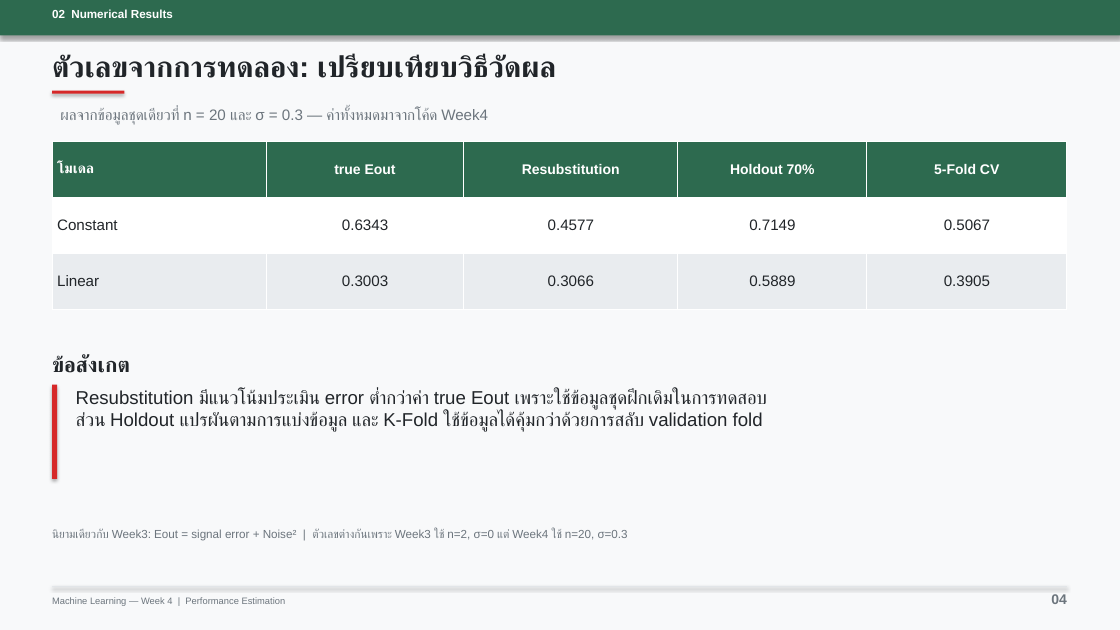
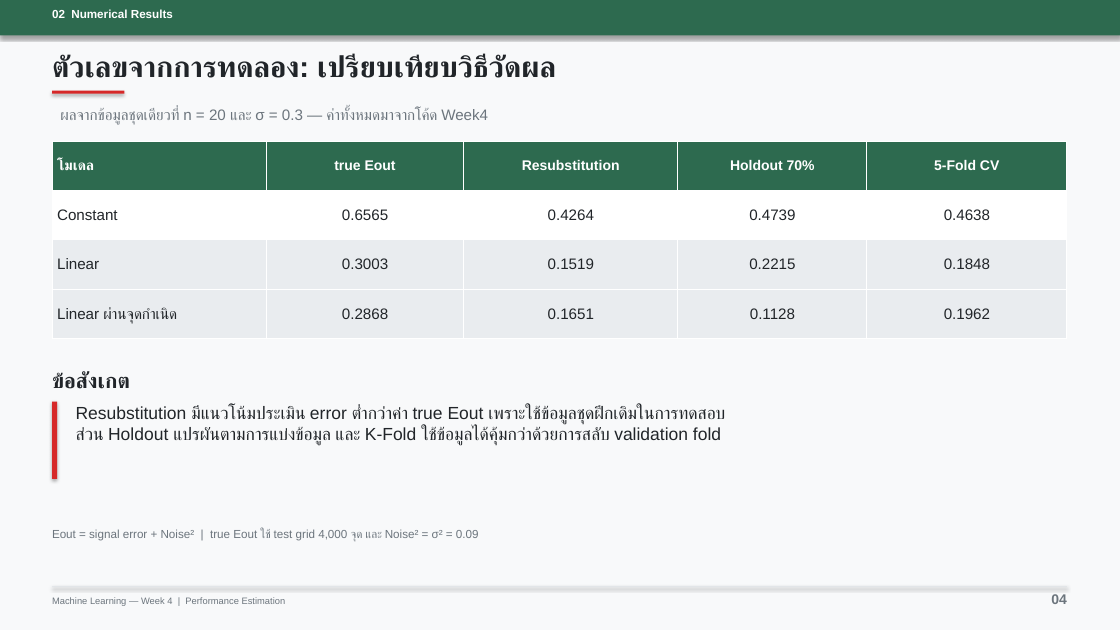
Before and after one commit to HungryBro/Machine_Leaning, a slide deck: slide 4 of Assignment/Week4/Slide/slides_Week4.pptx. Drawn at 1120x630 pixels with LibreOffice and Linux fonts; fonts in the diff are those of the drawing. Boxes give left, top, right and bottom in pixels: in the first picture for what was removed or moved away, otherwise in the second. Text is boxed around its words. In the diff, an @@ line names an element or a change of style, - is before the commit and + after.

Commit message:
feat: implement Week 5 polynomial degree selection and overfitting analysis with supporting datasets and plots

```diff
--- a/Assignment/Week4/Slide/slides_Week4.pptx
+++ b/Assignment/Week4/Slide/slides_Week4.pptx
@@ table at (x1=52, y1=141, x2=1067, y2=339) @@
-row 2: Constant | 0.6343 | 0.4577 | 0.7149 | 0.5067
-row 3: Linear | 0.3003 | 0.3066 | 0.5889 | 0.3905
+row 2: Constant | 0.6565 | 0.4264 | 0.4739 | 0.4638
+row 3: Linear | 0.3003 | 0.1519 | 0.2215 | 0.1848
+row 4: Linear ผ่านจุดกำเนิด | 0.2868 | 0.1651 | 0.1128 | 0.1962
@@ text "ข้อสังเกต" moved from (x1=52, y1=355, x2=130, y2=373) to (x1=52, y1=372, x2=130, y2=389) @@
@@ rectangle resized from (x1=52, y1=385, x2=57, y2=479) to (x1=52, y1=402, x2=57, y2=479) @@
@@ text "Resubstitution มีแนวโน้มประเมิน error ต่ำกว่าค่า true ..." moved from (x1=76, y1=389, x2=767, y2=432) to (x1=76, y1=406, x2=725, y2=446) @@
@@ text "Resubstitution มีแนวโน้มประเมิน error ต่ำกว่าค่า true ..." at (x1=76, y1=406, x2=725, y2=446): size 16 to 15 pt @@
@@ text at (x1=52, y1=529, x2=479, y2=541): text changed @@
-นิยามเดียวกับ Week3: Eout = signal error + Noise² | ตัวเลขต่างกันเพราะ Week3 ใช้ n=2, σ=0 แต่ Week4 ใช้ n=20, σ=0.3
+Eout = signal error + Noise² | true Eout ใช้ test grid 4,000 จุด และ Noise² = σ² = 0.09
```
Also in this commit, not shown: 5 other slides changed, 22 other files.
